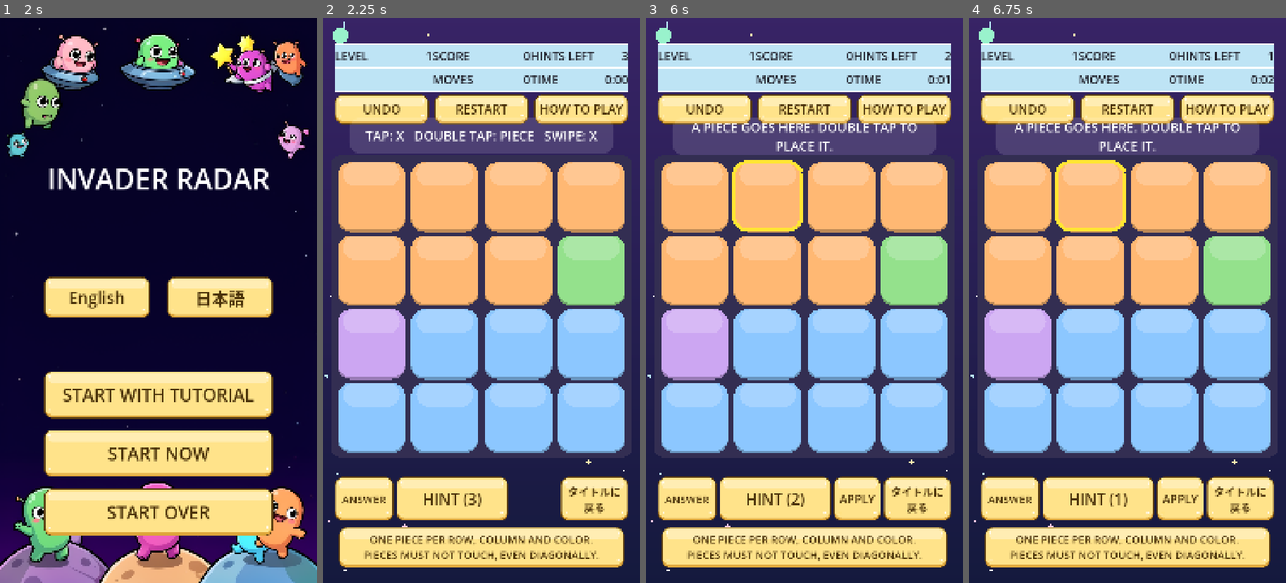
Above: before the commit, frames 1-4 (left to right).
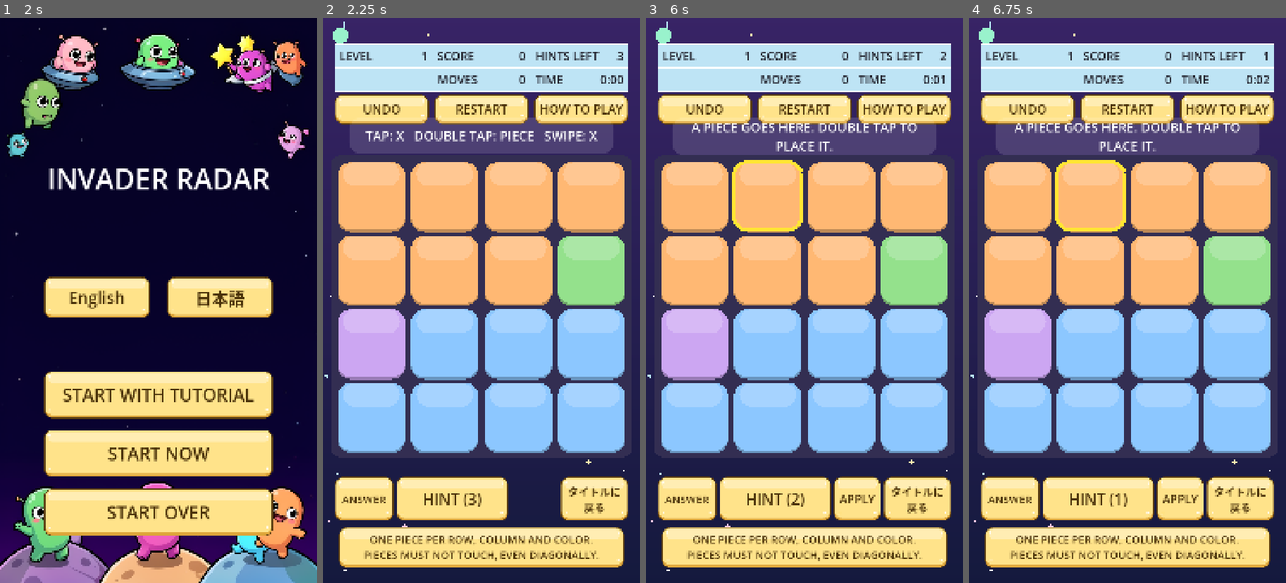
Above: after the commit, the same moments.

Repository: hidekig1001-cell/invader-radar
Game: Godot game, scene res://scenes/app.tscn
The game is run twice, just before and just after one commit, with the same random seed, the same clock (stepped at 60 frames per second) and the same inputs.
Inputs (mouse positions are in pixels of both pictures, inside the frame that each line leads up to):
- Up to frame 1 (2 s): tap Enter at 0.5 s; move the mouse to (228, 272) at 0.52 s; hold Shift 0.53-1.25 s; click (228, 272) at 0.67 s; click "English" at 1.25 s
- Up to frame 2 (2.25 s): click "START NOW" at 2 s
- Up to frame 3 (6 s): click "RESTART" at 2.75 s; click "RESTART" at 3.5 s; click "RESTART" at 4.25 s; click "UNDO" at 5 s; click "HINT (3)" at 5.75 s
- Up to frame 4 (6.75 s): click "HINT (2)" at 6.5 s

Frame 1 is identical in both runs. In frame 2, 1.0% of the frame differs, in the area x 3-97%, y 6-12%; in frame 3, 1.0%; in frame 4, 1.0%.

Commit message:
CR-1088: 表の文字に余白、線の太さ3.0
improve runner が生成（実装: qwen3.8-flashnext-strata-v100、テスト: qwen3.8-flashnext-strata-v100）。run: 20261020-1556-CR-1088

Diff:
--- a/scenes/hud.gd
+++ b/scenes/hud.gd
@@ -211,8 +211,8 @@
 
 func make_table_label(r: Rect2, align: HorizontalAlignment) -> Label:
 	var l := Label.new()
-	l.position = r.position
-	l.size = r.size
+	l.position = r.position + Vector2(16, 0)
+	l.size = r.size - Vector2(32, 0)
 	l.horizontal_alignment = align
 	l.vertical_alignment = VERTICAL_ALIGNMENT_CENTER
 	l.add_theme_font_size_override("font_size", TABLE_FONT_SIZE)
@@ -235,13 +235,13 @@
 	var cell_h := TABLE_RECT.size.y / 2.0
 
 	# Draw outer border
-	draw_rect(TABLE_RECT, TABLE_LINE, false, 2.0)
+	draw_rect(TABLE_RECT, TABLE_LINE, false, 3.0)
 
 	# Draw inner vertical lines
 	for i in range(1, 3):
 		var x := TABLE_RECT.position.x + i * cell_w
-		draw_line(Vector2(x, TABLE_RECT.position.y), Vector2(x, TABLE_RECT.position.y + TABLE_RECT.size.y), TABLE_LINE, 2.0)
+		draw_line(Vector2(x, TABLE_RECT.position.y), Vector2(x, TABLE_RECT.position.y + TABLE_RECT.size.y), TABLE_LINE, 3.0)
 
 	# Draw inner horizontal line
 	var y := TABLE_RECT.position.y + cell_h
-	draw_line(Vector2(TABLE_RECT.position.x, y), Vector2(TABLE_RECT.position.x + TABLE_RECT.size.x, y), TABLE_LINE, 2.0)
+	draw_line(Vector2(TABLE_RECT.position.x, y), Vector2(TABLE_RECT.position.x + TABLE_RECT.size.x, y), TABLE_LINE, 3.0)
--- /dev/null
+++ b/test/cr/test_cr_1088.gd
@@ -0,0 +1,36 @@
+extends GutTest
+
+const Hud = preload("res://scenes/hud.gd")
+
+
+func _start():
+	var hud = Hud.new()
+	add_child_autofree(hud)
+	await wait_frames(2)
+	return hud
+
+
+## CHECK: 1
+func test_cr_1088_level_name_label_padding() -> void:
+	var hud = await _start()
+	var c = Hud.table_cell_rect(0, 0)
+	assert_almost_eq(hud.level_name_label.position.x, c.position.x + 16.0, 0.01)
+	assert_almost_eq(hud.level_name_label.size.x, c.size.x - 32.0, 0.01)
+	assert_almost_eq(hud.level_name_label.position.y, c.position.y, 0.01)
+
+
+## CHECK: 2
+func test_cr_1088_time_labels_padding() -> void:
+	var hud = await _start()
+	var c = Hud.table_cell_rect(2, 1)
+	assert_almost_eq(hud.time_label.position.x, c.position.x + 16.0, 0.01)
+	assert_almost_eq(hud.time_label.size.x, c.size.x - 32.0, 0.01)
+	assert_almost_eq(hud.time_name_label.position.x, c.position.x + 16.0, 0.01)
+
+
+## CHECK: 3
+func test_cr_1088_gap_between_cells() -> void:
+	var hud = await _start()
+	assert_almost_eq(hud.score_name_label.position.x - (hud.level_label.position.x + hud.level_label.size.x), 32.0, 0.01)
+	assert_almost_eq(hud.hint_name_label.position.x - (hud.score_label.position.x + hud.score_label.size.x), 32.0, 0.01)
+	assert_almost_eq(hud.time_name_label.position.x - (hud.moves_label.position.x + hud.moves_label.size.x), 32.0, 0.01)
